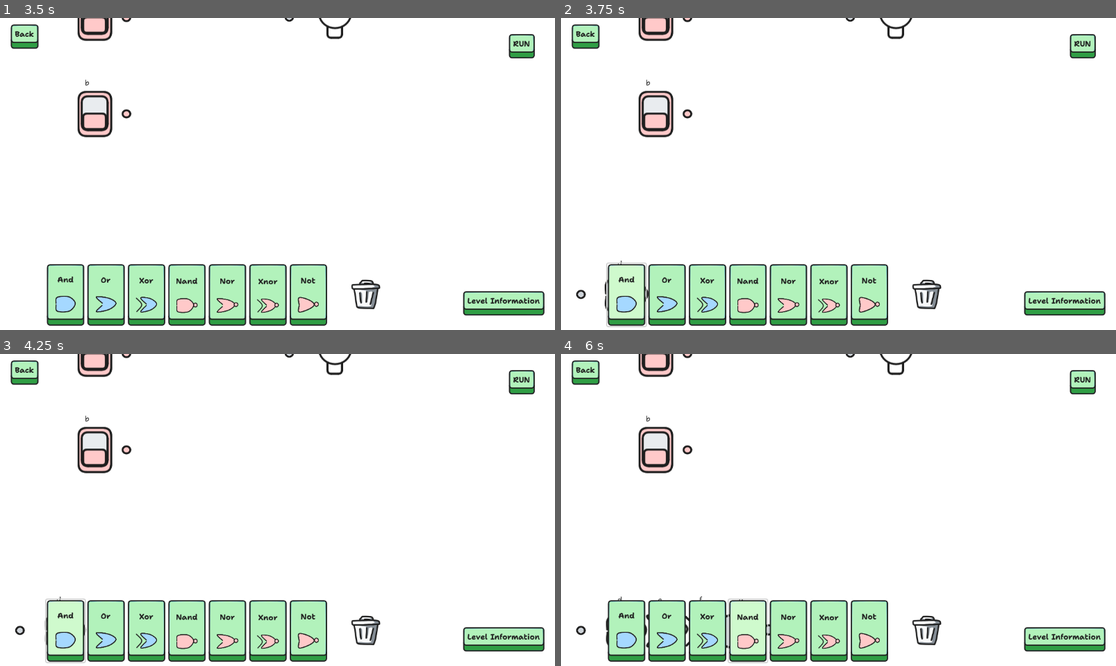
Above: before the commit, frames 1-4 (two rows, left to right).
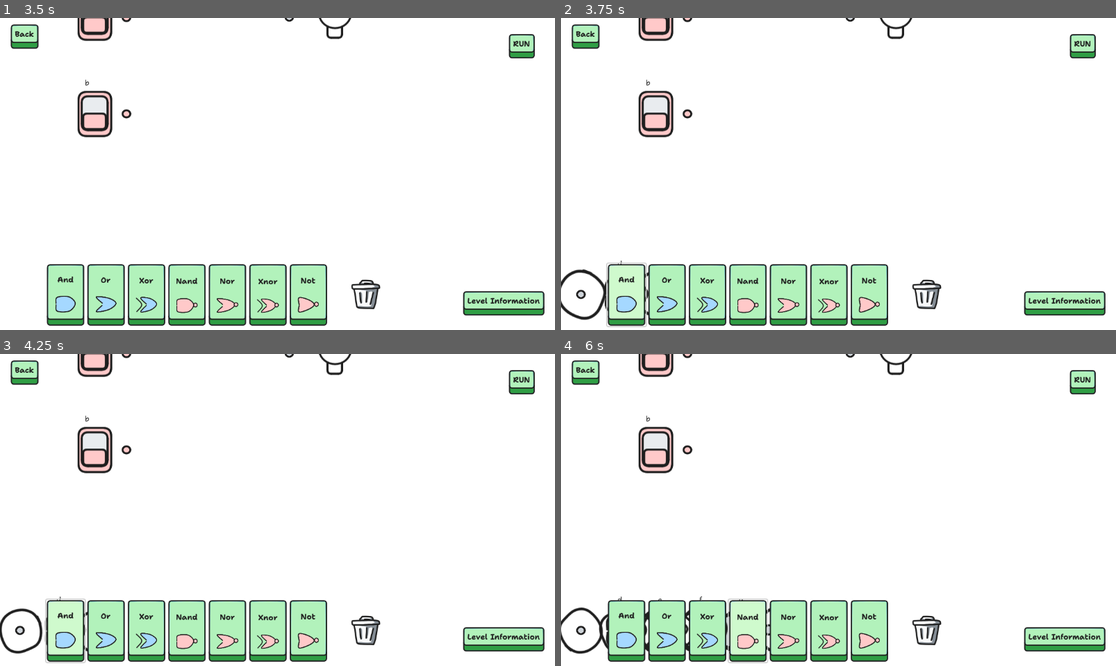
Above: after the commit, the same moments.

Repository: sininen-blue/logic-gate-tesseract
Game: Godot game, scene res://ui/title_page.tscn
Same seed, same stepped clock (60 frames per second), same inputs: the game is played once before the commit and once after it.
Inputs:
- Up to frame 1 (3.5 s): click "Play" at 0.5 s; click "Play" at 1.25 s; click "01" at 2 s; click "Play" at 2.75 s
- Up to frame 2 (3.75 s): click "And" at 3.5 s
- Up to frame 3 (4.25 s): no input
- Up to frame 4 (6 s): click "Or" at 4.25 s; click "Xor" at 5 s; click "Nand" at 5.75 s

Frame 1 is identical in both runs. In frame 2, 0.3% of the frame differs, in the area x 0-16%, y 80-97%; in frame 3, 0.3%; in frame 4, 0.4%, in the area x 0-38%, y 81-97%.
Error in both runs: Cannot call method 'get_files' on a null value. (res://ui/stage_select/stage_select.gd:31)

Commit message:
made indicators show up when spawned

Diff:
--- a/simulation/simulation-manager.gd
+++ b/simulation/simulation-manager.gd
@@ -88,6 +88,7 @@
 		end_gates.append(gate_scene)
 
 	if Input.is_action_pressed("left_click"):
+		self._on_mouse_near_gate(gate_scene)
 		gate_held = gate_scene
 		state = MOVING_GATE
 
